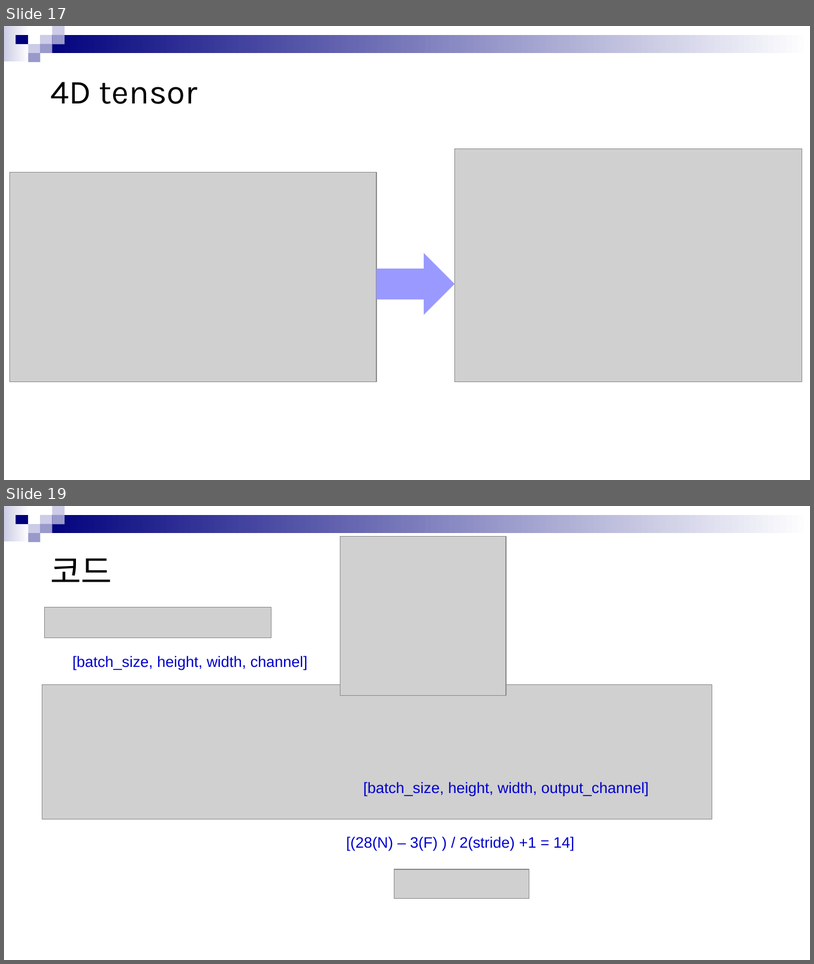
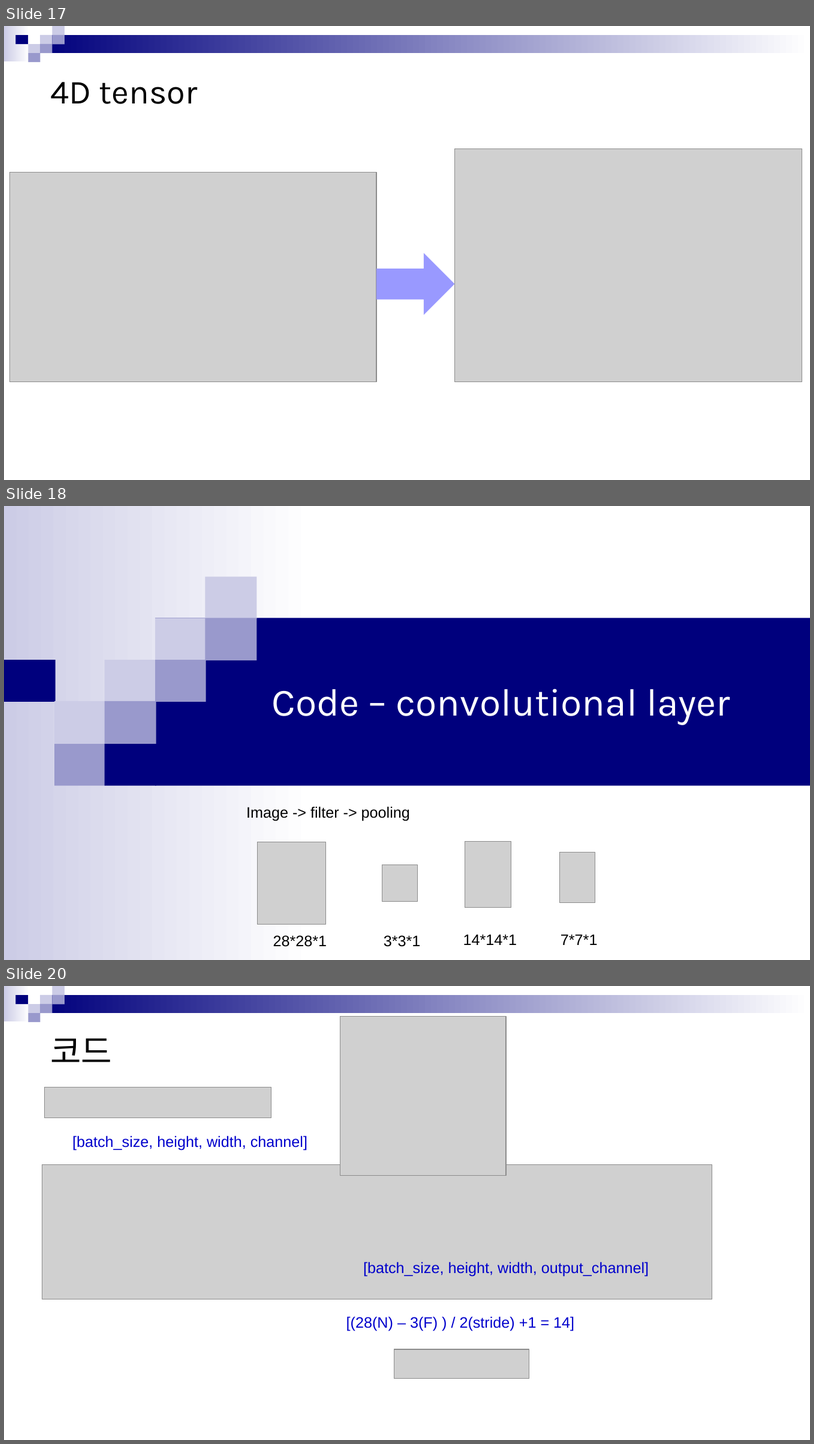
Before and after one commit to Smart-IoT-Lab/study-for-machine-learning, a slide deck: week_11/발표자료/박지우_발표자료_200130.pptx. Shown one above the other, each under a label of ours: slides 17 and 19 before the commit, slides 17, 18 and 20 after it; the slides between them are not shown. The pictures are 814x964 and 814x1444 pixels, drawn with LibreOffice and Linux fonts; fonts in the diff are those of the drawing; grey boxes stand for pictures; background and template pictures are left out. Boxes give left, top, right and bottom in pixels: in the first picture for what was removed or moved away, otherwise in the second. Text is boxed around its words. In the diff, an @@ line names an element or a change of style, - is before the commit and + after.

```diff
--- a/week_11/발표자료/박지우_발표자료_200130.pptx
+++ b/week_11/발표자료/박지우_발표자료_200130.pptx
@@ slide 18 added at (4,506,810,960), background #FFFFFF @@
@@ group added at (4,506,810,960): 12 rectangles @@
@@ title added at (272,688,731,725), 46 pt, text #FFFFFF @@
+Code – convolutional layer
@@ text added at (246,806,410,820), 18 pt, text #000000 @@
+Image -> filter -> pooling
@@ picture added at (257,842,326,924) @@
@@ picture added at (465,841,512,907) @@
@@ picture added at (383,865,418,901) @@
@@ picture added at (560,852,595,902) @@
@@ text added at (273,935,327,946), 18 pt, text #000000 @@
+28*28*1
@@ text added at (384,935,421,946), 18 pt, text #000000 @@
+3*3*1
@@ text added at (464,934,518,945), 18 pt, text #000000 @@
+14*14*1
@@ text added at (561,934,598,945), 18 pt, text #000000 @@
+7*7*1
@@ what was slide 19 is now slide 20 @@
```
Also in this commit, not shown: 1 slide changed, 1 other slide added, 3 slides removed.
